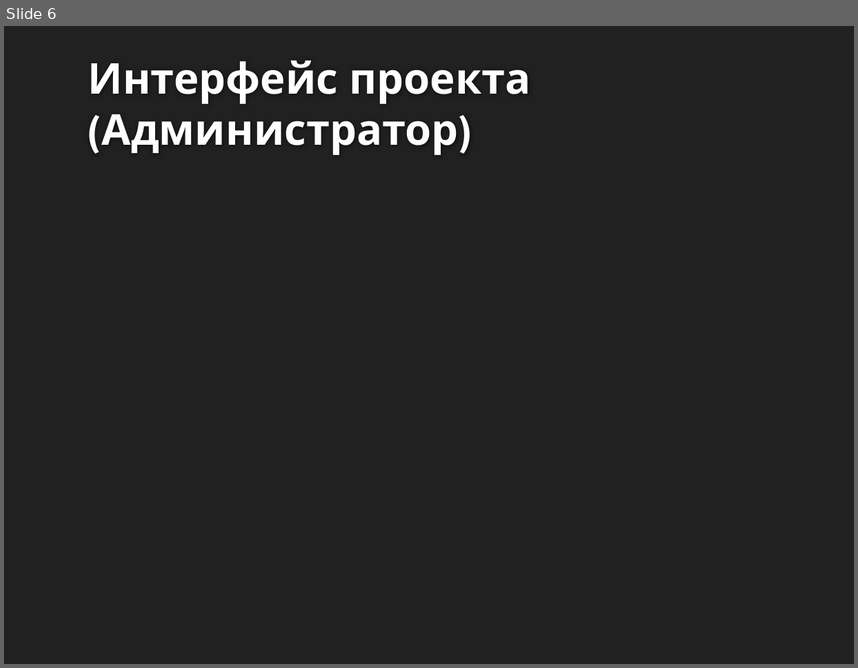
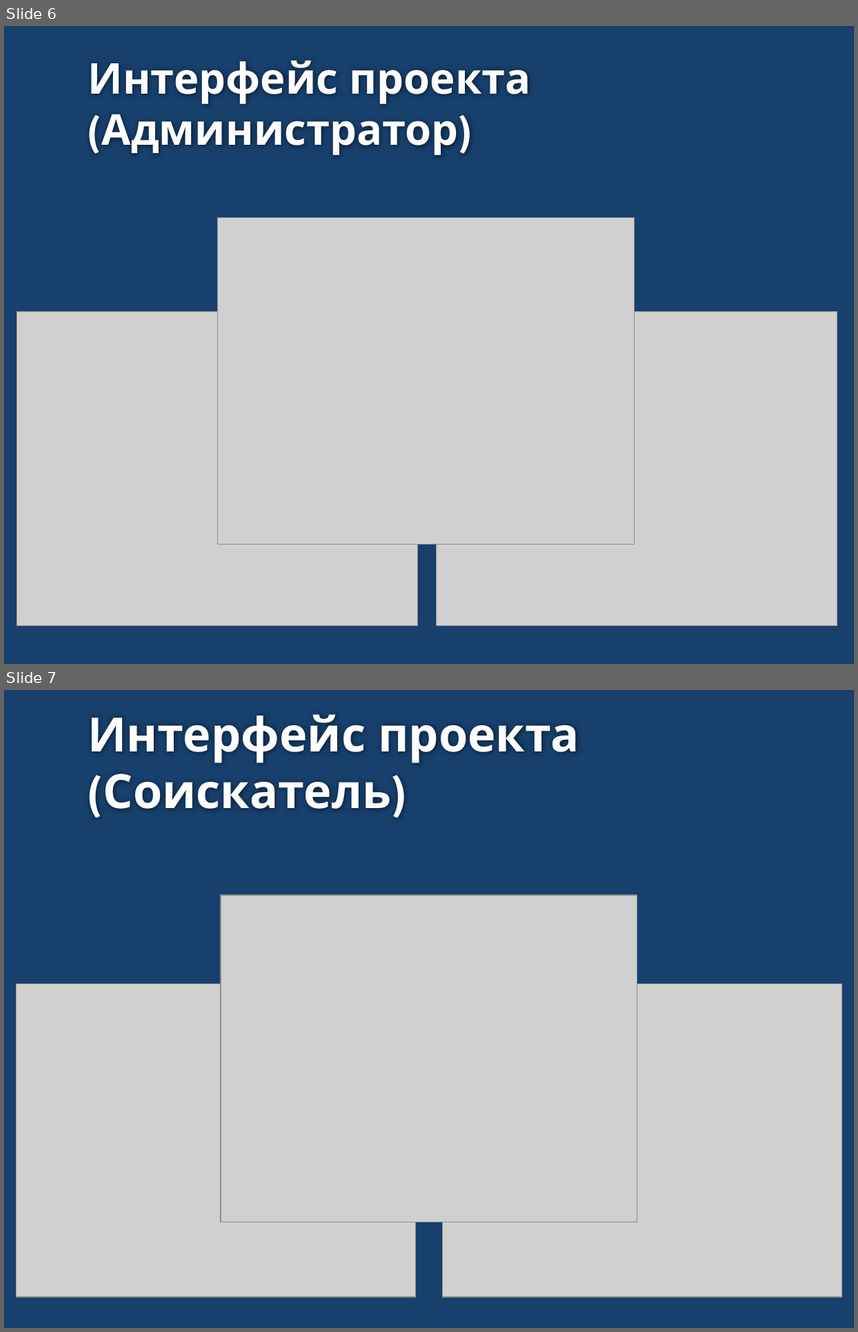
Before and after one commit to SerPan23/celevik, a slide deck: презентация.pptx. Shown one above the other, each under a label of ours: slide 6 before the commit, slides 6 and 7 after it. The pictures are 858x668 and 858x1332 pixels, drawn with LibreOffice and Linux fonts; fonts in the diff are those of the drawing; grey boxes stand for pictures; background and template pictures are left out. Boxes give left, top, right and bottom in pixels: in the first picture for what was removed or moved away, otherwise in the second. Text is boxed around its words. In the diff, an @@ line names an element or a change of style, - is before the commit and + after.

```diff
--- a/презентация.pptx
+++ b/презентация.pptx
@@ slide 7 added at (4,690,854,1328), background #17406D @@
@@ title added at (87,714,579,809), 40 pt, text #FEFEFE, bold @@
+Интерфейс проекта (Соискатель)
@@ picture added at (221,895,637,1221) @@
@@ picture added at (16,984,415,1297) @@
@@ picture added at (443,984,842,1297) @@
@@ slide 6 changed as well @@
@@ background #212121 to #17406D @@
@@ picture added at (217,217,634,544) @@
@@ picture added at (16,312,418,626) @@
@@ picture added at (436,312,837,626) @@
```
Also in this commit, not shown: 10 other slides changed, 4 other files.
